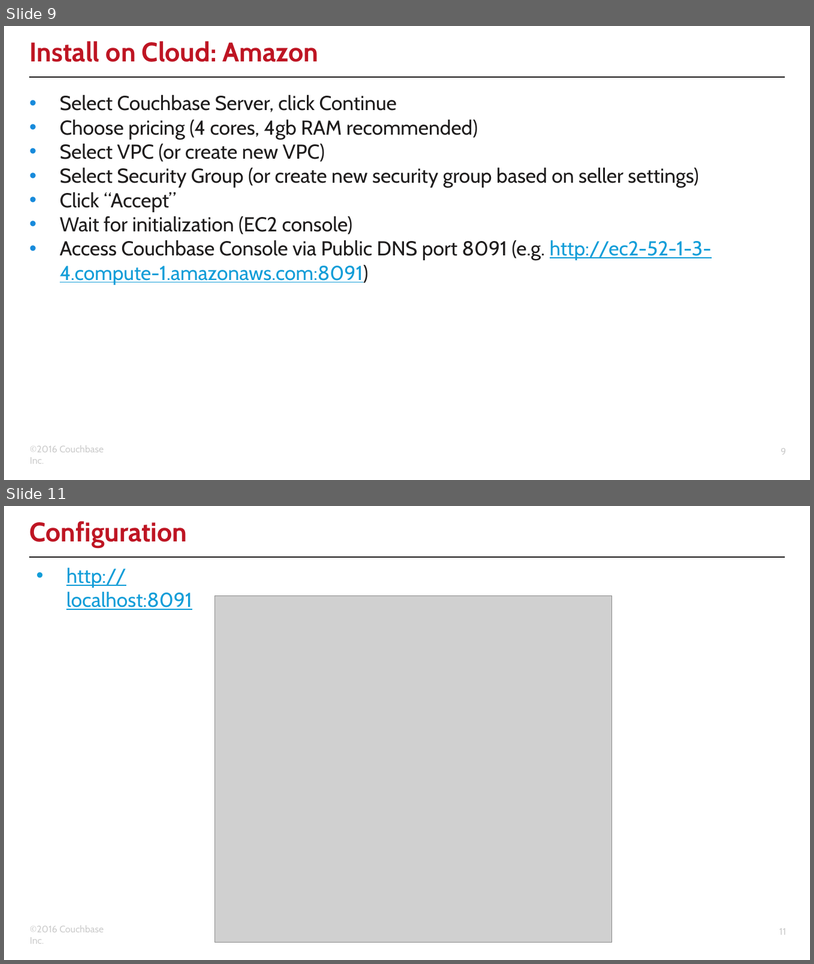
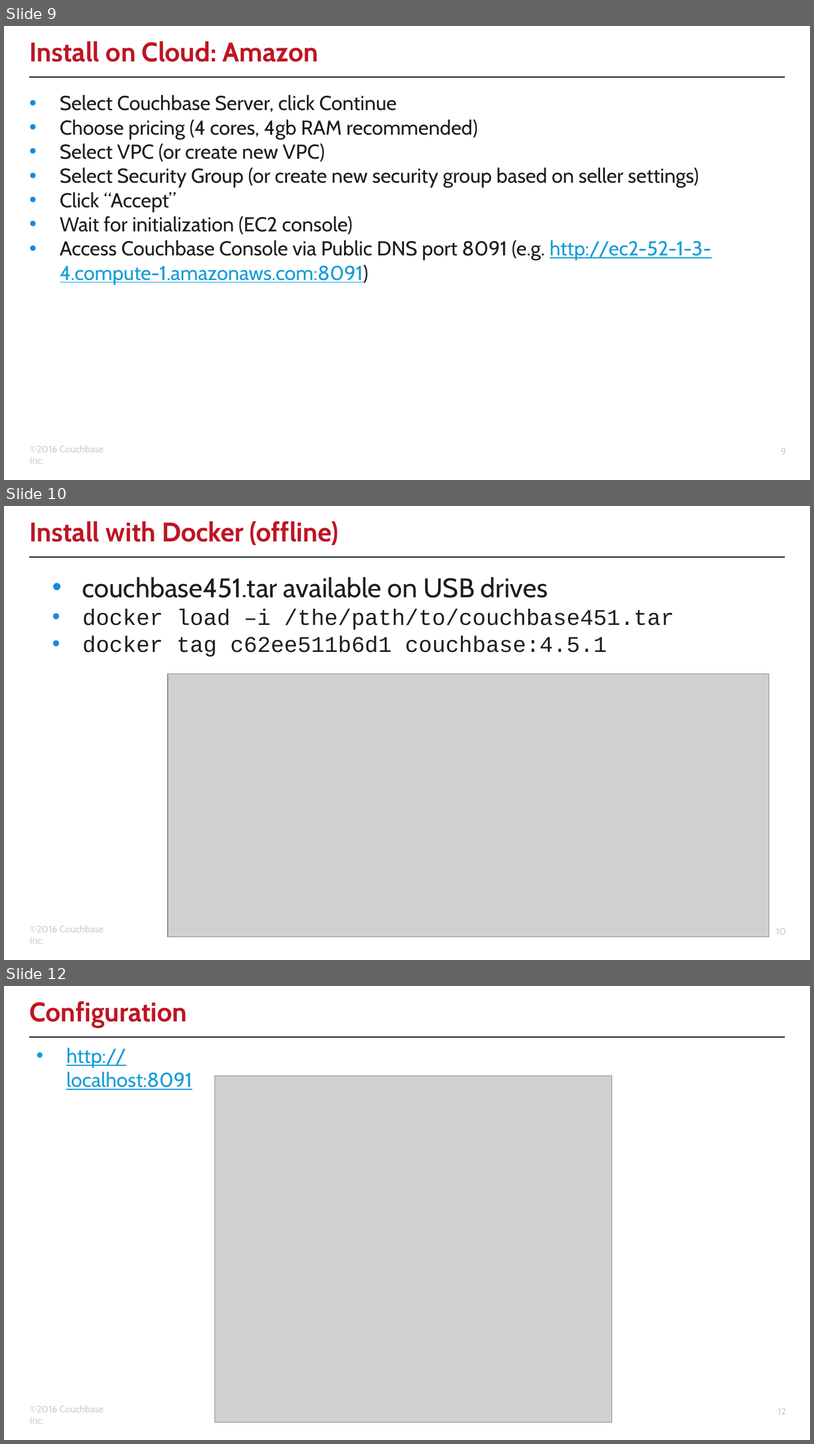
Before and after one commit to clint77/workshop, a slide deck: connect2016/developer/01/01.pptx. Shown one above the other, each under a label of ours: slides 9 and 11 before the commit, slides 9, 10 and 12 after it; the slides between them are not shown. The pictures are 814x964 and 814x1444 pixels, drawn with LibreOffice and Linux fonts; fonts in the diff are those of the drawing; grey boxes stand for pictures; background and template pictures are left out. Boxes give left, top, right and bottom in pixels: in the first picture for what was removed or moved away, otherwise in the second. Text is boxed around its words. In the diff, an @@ line names an element or a change of style, - is before the commit and + after.

Commit message:
updated slides with feedback from DA team added cluster instructions for docker to part 4

```diff
--- a/connect2016/developer/01/01.pptx
+++ b/connect2016/developer/01/01.pptx
@@ slide 10 added at [4,506,810,960], background #FFFFFF; not listed: 3 template elements that a slide beside it also shows @@
@@ title added at [30,521,339,545], 24 pt, text #BE1523, bold @@
+Install with Docker (offline)
@@ text added at [83,577,674,657], 20 pt, text #1E1C1C @@
+• couchbase451.tar available on USB drives
+• docker load –i /the/path/to/couchbase451.tar
+• docker tag c62ee511b6d1 couchbase:4.5.1
@@ picture added at [168,674,769,937] @@
@@ what was slide 11 is now slide 12 @@
@@ page number at [778,1408,786,1414]: text changed @@
-11
+12
```
Also in this commit, not shown: 1 slide changed, 4 other files.
